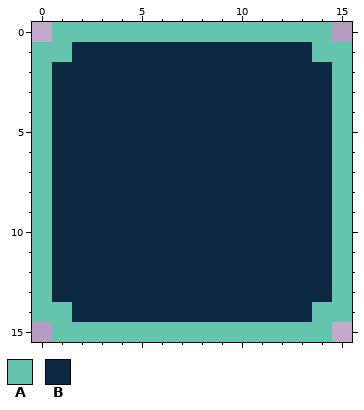
Pixel-art file -- Canvas/BotonAzulOscuro.ase. Above is the file before it was changed.
16x16 pixels, 1 frame.
Palette (. is transparent): A #63c5ae  B #0d2941
Pixels before, first column x 0:
 0 .AAAAAAAAAAAAAA.
 1 AABBBBBBBBBBBBAA
 2 ABBBBBBBBBBBBBBA
 3 ABBBBBBBBBBBBBBA
 4 ABBBBBBBBBBBBBBA
 5 ABBBBBBBBBBBBBBA
 6 ABBBBBBBBBBBBBBA
 7 ABBBBBBBBBBBBBBA
 8 ABBBBBBBBBBBBBBA
 9 ABBBBBBBBBBBBBBA
10 ABBBBBBBBBBBBBBA
11 ABBBBBBBBBBBBBBA
12 ABBBBBBBBBBBBBBA
13 ABBBBBBBBBBBBBBA
14 AABBBBBBBBBBBBAA
15 .AAAAAAAAAAAAAA.
The same view after the edit:
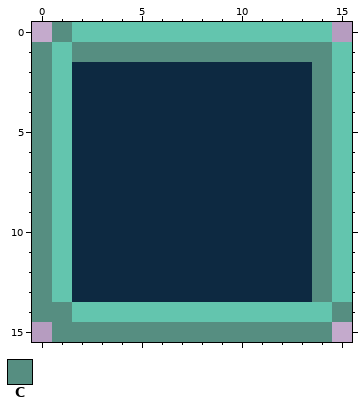
Colours new in this view: C #568e81
Change:
Changed rows in their new state; - is an unchanged pixel.
first column x 0:
 0 -C--------------
 1 C-CCCCCCCCCCCCC-
 2 CA------------C-
 3 CA------------C-
 4 CA------------C-
 5 CA------------C-
 6 CA------------C-
 7 CA------------C-
 8 CA------------C-
 9 CA------------C-
10 CA------------C-
11 CA------------C-
12 CA------------C-
13 CA------------C-
14 CCAAAAAAAAAAAA-C
15 -CCCCCCCCCCCCCC-
Where, in picture pixels (left, top, right, bottom), the same in both pictures:
changed: (32, 22, 352, 342)
